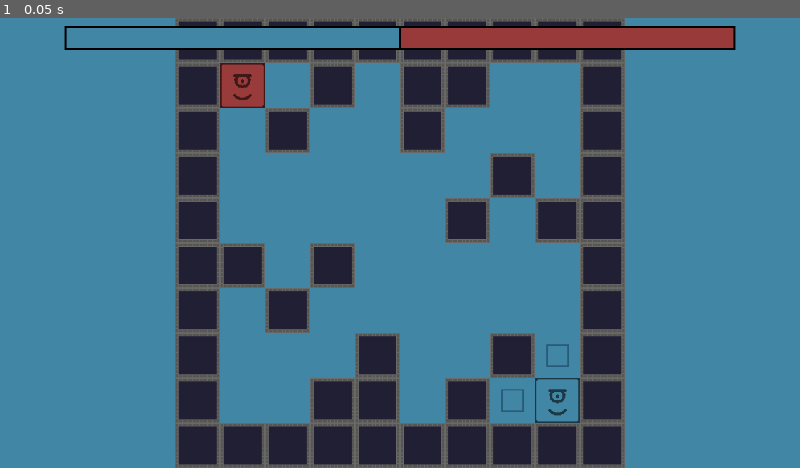
Above: before the commit, frame 1.
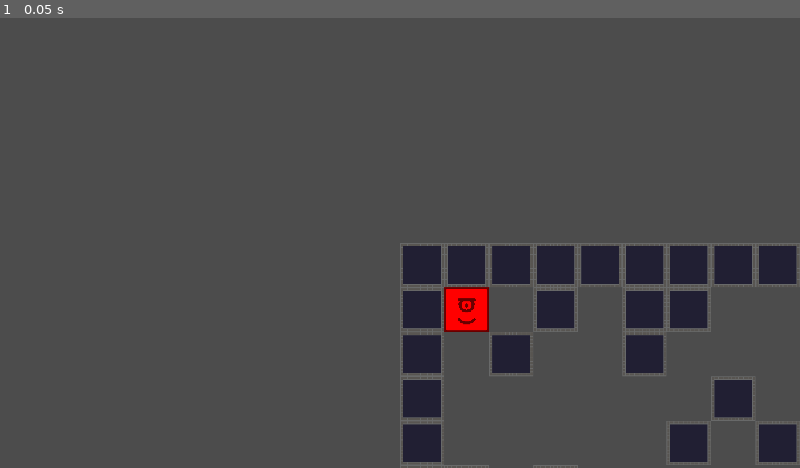
Above: after the commit, the same moment.

Repository: VoidScientist/Terrain-War
Game: Godot game, scene res://scenes/Game.tscn
The game is run twice, just before and just after one commit, with the same random seed, the same clock (stepped at 60 frames per second) and the same inputs.
Inputs:
- Up to frame 1 (0.05 s): no input

The runs differ from the first frame. In frame 1, 93% of the frame differs, in the area x 0-100%, y 0-100%.
Error after the commit: Trying to assign value of type 'TextureRect' to a variable of type 'ProgressBar'. (res://scripts/map.gd:8)

Commit message:
did some reformatting else i'd go insane

Diff:
--- a/scripts/map.gd
+++ b/scripts/map.gd
@@ -1,38 +1,32 @@
 extends TileMap
 class_name Map
 
+export (Color) var player_1_col
+export (Color) var player_2_col
 
-var mouse_pos
+onready var camera: Camera2D = $Camera2D
+onready var score_bar: ProgressBar = $UI/UI_container/progress_bar
+onready var win_band: Control = $UI/UI_container/win_band
 
 const players = ["p1", "p2"]
-var current = 0
+const DIRECTIONS := [Vector2.UP, Vector2.DOWN, Vector2.RIGHT, Vector2.LEFT, Vector2(1,1), Vector2(1,-1), Vector2(-1,-1), Vector2(-1,1)]
 
+var mouse_pos: Vector2
+var flood_fill: FloodFill
 var map: Rect2
 
-export (Color) var player_1_col
-export (Color) var player_2_col
-var player_colors
+var score: Dictionary = {"p1": 1, "p2": 1}
+var max_score: int = 2
+var current: int = 0
 
-const DIRECTIONS := [Vector2.UP, Vector2.DOWN, Vector2.RIGHT, Vector2.LEFT, Vector2(1,1), Vector2(1,-1), Vector2(-1,-1), Vector2(-1,1)]
+var player_colors := [player_1_col, player_2_col]
+var ignore := [-1, 3]
 
-var flood_fill
-
-onready var camera = $Camera2D
-
-onready var score_bar = $UI/UI_container/progress_bar
-onready var win_band = $UI/UI_container/win_band
-
-var score = {"p1": 1, "p2": 1}
-var max_score = 2
-
-var ignore := [-1, 3]
 
 func _ready():
 	map = get_used_rect()
 
 	flood_fill = FloodFill.new(map, self, 1-current, current)
-
-	player_colors = [player_1_col, player_2_col]
 
 	check_isolated_area(true)
 
@@ -45,8 +39,10 @@
 	set_camera_up()
 	update_ui()
 
+
 func _physics_process(delta):
 	mouse_pos = get_global_mouse_position()
+
 	var cell_claimable = is_cell_empty(mouse_pos) and ally_cell_adj(mouse_pos, current)
 
 	if Input.is_action_just_pressed("claim") and cell_claimable:
@@ -61,18 +57,25 @@
 		check_win()
 		update_ui()
 
+
 func swap_turn():
 	current = (current+1)%2
 	flood_fill.change_ids(1-current,current)
 
+
 func fill_void():
 	for x in range(map.size.x):
+
 		for y in range(map.size.y):
+
 			if get_cell(x, y) == -1:
+
 				max_score += 1
+
 
 func highlight_clickable_cells():
 	tile_set.tile_set_modulate(3, player_colors[current])
+
 
 func update_ui():
 	clean_available()
@@ -88,6 +91,7 @@
 	score_bar.get_texture().set_gradient(new_gradient)
 	score_bar.update()
 
+
 func set_camera_up():
 	var pix_size = get_used_rect().size
 	var size = max((pix_size.y * cell_size.y) / get_viewport().get_visible_rect().size.y,
@@ -96,13 +100,16 @@
 	camera.position.x = map.get_center().x * cell_size.x
 	camera.position.y = map.get_center().y * cell_size.y
 
+
 func claim_cell(mouse_pos, cell):
 	var target_cell = world_to_map(mouse_pos)
 	set_cell(target_cell.x, target_cell.y, cell)
 	return true
 
+
 func is_cell_empty(mouse_pos):
 	return get_cellv(world_to_map(mouse_pos)) in ignore
+
 
 func ally_cell_adj(mouse_pos, turn):
 	var target_cell = world_to_map(mouse_pos)
@@ -113,6 +120,7 @@
 			return true
 
 	return false
+
 
 func check_win():
 	var game_finished = score["p1"] + score["p2"] >= max_score
@@ -133,10 +141,14 @@
 
 	win_band.appear()
 
+
 func clean_available():
 	var old_av_pos = get_used_cells_by_id(3)
+
 	for old_pos in old_av_pos:
+
 		set_cellv(old_pos, -1)
+
 
 func show_available_position():
 	var av_pos = 0
@@ -144,14 +156,19 @@
 	var cells = get_used_cells_by_id(current)
 
 	tile_set.tile_set_modulate(3, player_colors[current])
+
 	for cell in cells:
+
 		for direction in DIRECTIONS:
+
 			if not get_cellv(cell + direction) == -1: continue
+
 			set_cellv(cell + direction, 3)
 			av_pos += 1
 
 	if av_pos == 0 and not score["p1"] + score["p2"] >= max_score:
 		swap_turn()
+
 
 func check_isolated_area(prep_mode=false):
 	var checked_tiles = []
